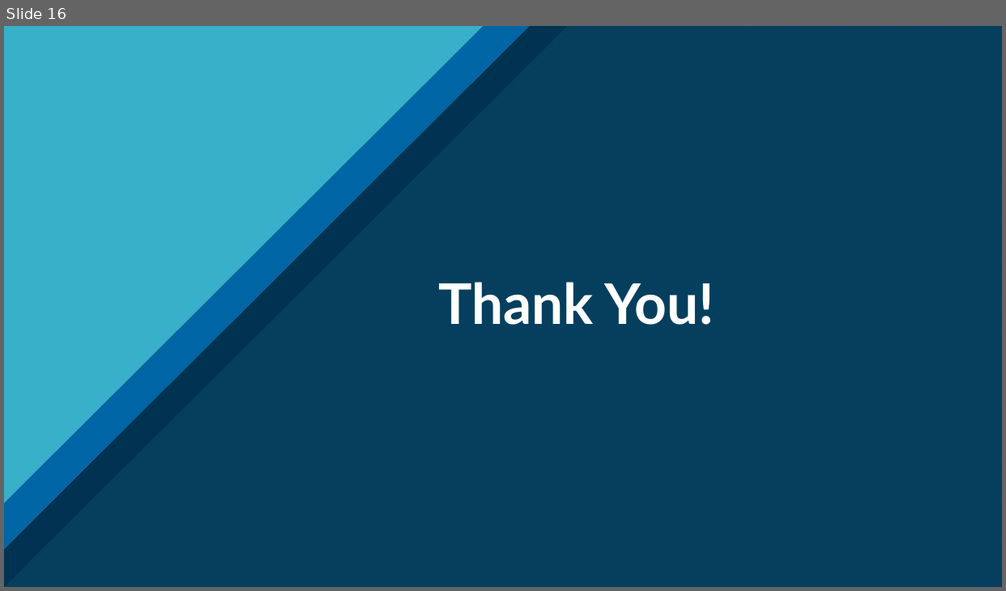
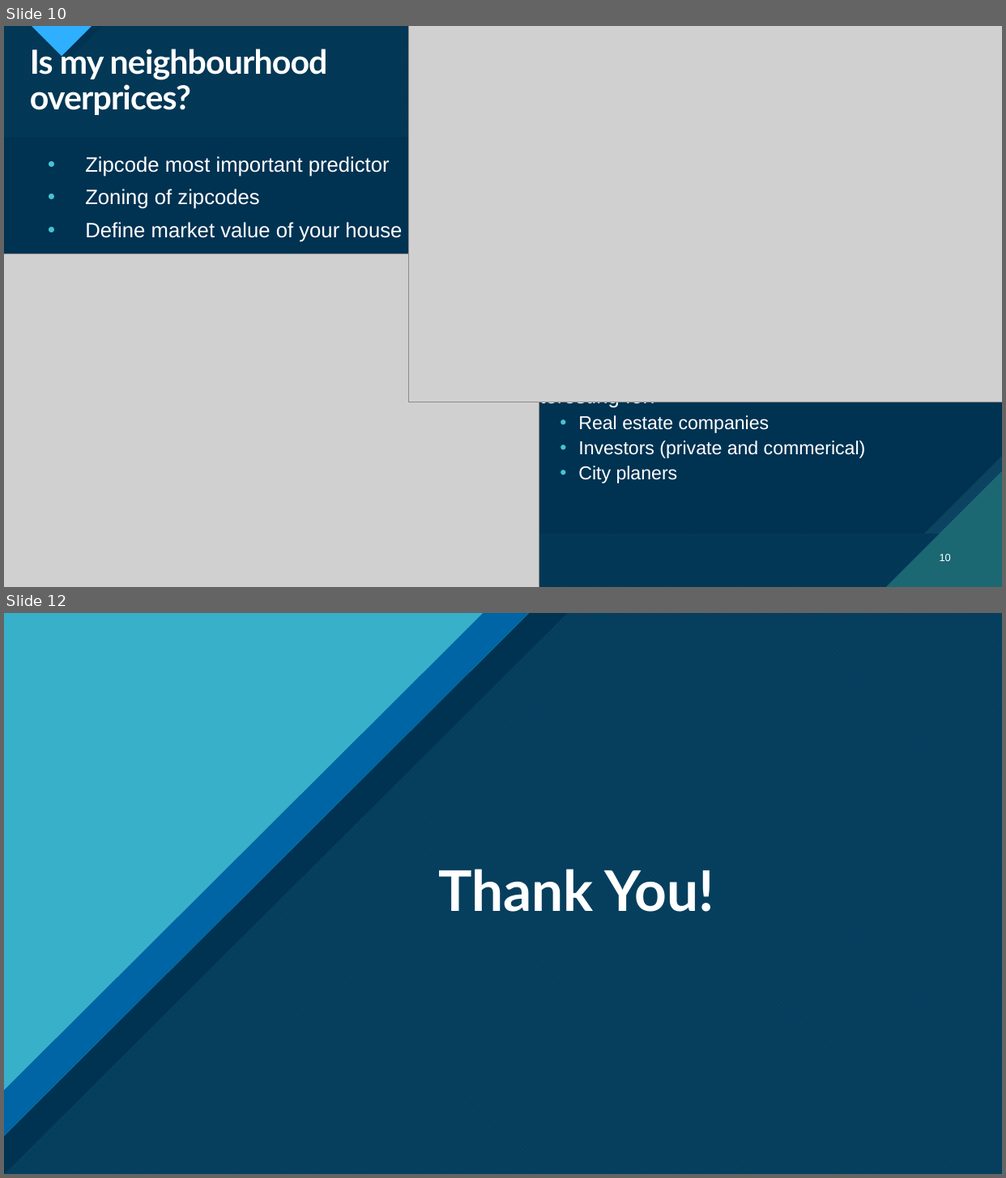
Before and after one commit to CrisQueCris/Houseprices, a slide deck: Final PresentationKC.pptx. Shown one above the other, each under a label of ours: slide 16 before the commit, slides 10 and 12 after it; the slides between them are not shown. The pictures are 1006x591 and 1006x1178 pixels, drawn with LibreOffice and Linux fonts; fonts in the diff are those of the drawing; grey boxes stand for pictures. Boxes give left, top, right and bottom in pixels: in the first picture for what was removed or moved away, otherwise in the second. Text is boxed around its words. In the diff, an @@ line names an element or a change of style, - is before the commit and + after.

```diff
--- a/Final PresentationKC.pptx
+++ b/Final PresentationKC.pptx
@@ slide 10 added at <box>4,26,1002,587</box>, background #47C3D3; not listed: 13 template elements that a slide beside it also shows @@
@@ rectangle added at <box>4,26,1002,587</box>, fill #299CAB @@
@@ rectangle added at <box>4,26,1002,587</box>, fill #299CAB @@
@@ freeform shape added at <box>4,26,1002,587</box>, fill #47C3D3 at 74% opacity @@
@@ freeform shape added at <box>4,26,1002,587</box>, fill pattern #47C3D3 on #1B6872 @@
@@ freeform shape added at <box>4,26,1002,587</box>, fill #003352 at 90% opacity @@
@@ title added at <box>30,45,328,115</box>, 32 pt, text #FFFFFF, bold @@
+Is my neighbourhood overprices?
@@ picture added at <box>409,26,1002,402</box> @@
@@ text added at <box>85,156,402,242</box>, 20 pt, text #FFFFFF @@
+• Zipcode most important predictor
+• Zoning of zipcodes
+• Define market value of your house
@@ picture added at <box>4,254,539,587</box> @@
@@ text added at <box>522,402,866,484</box>, 18 pt, text #FFFFFF @@
+Interesting for:
+  • Real estate companies
+  • Investors (private and commerical)
+  • City planers
@@ page number added at <box>940,554,951,561</box>, 10 pt, text #FFFFFF @@
+10
@@ what was slide 16 is now slide 12 @@
```
Also in this commit, not shown: 2 slides changed, 5 other slides added, 7 slides removed, 1 other file.
